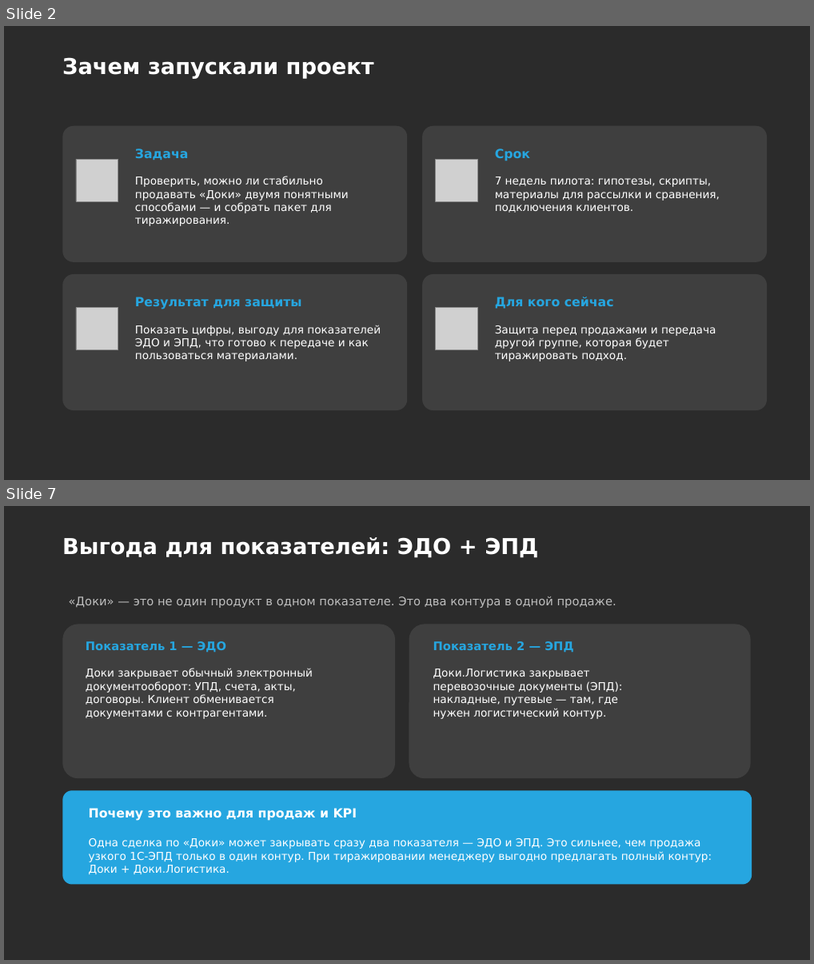
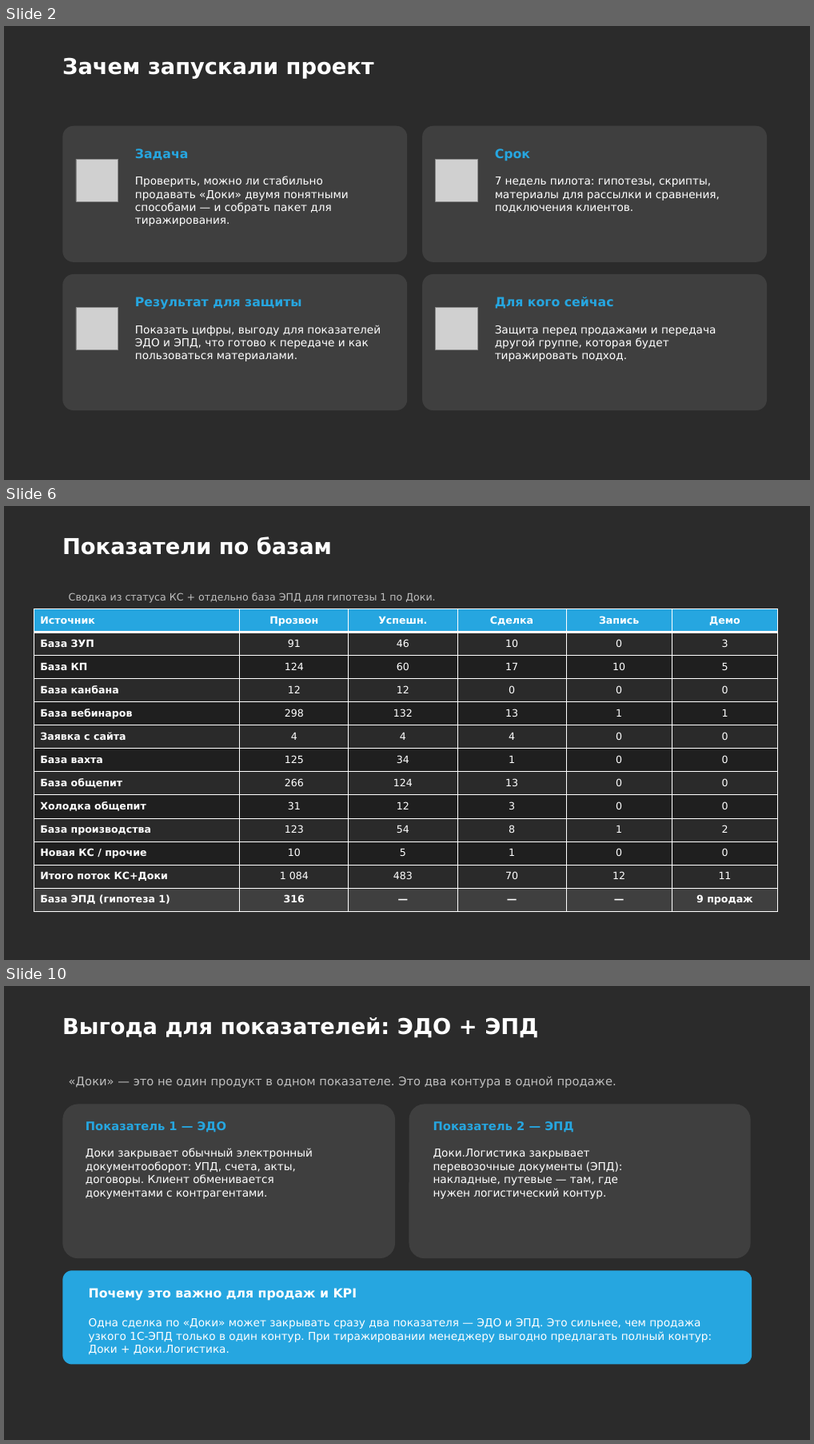
Before and after one commit to daaanilNikonov/for-lisa, a slide deck: presentation/Доки_Аналитика_защита_и_тиражирование.pptx. Shown one above the other, each under a label of ours: slides 2 and 7 before the commit, slides 2, 6 and 10 after it; the slides between them are not shown. The pictures are 814x964 and 814x1444 pixels, drawn with LibreOffice and Linux fonts; fonts in the diff are those of the drawing; grey boxes stand for pictures; background and template pictures are left out; a plain dark background stands for a picture behind light text. Boxes give left, top, right and bottom in pixels: in the first picture for what was removed or moved away, otherwise in the second. Text is boxed around its words. In the diff, an @@ line names an element or a change of style, - is before the commit and + after.

```diff
--- a/presentation/Доки_Аналитика_защита_и_тиражирование.pptx
+++ b/presentation/Доки_Аналитика_защита_и_тиражирование.pptx
@@ slide 6 added at (x1=4, y1=506, x2=810, y2=960), background picture (left out) @@
@@ title added at (x1=62, y1=536, x2=332, y2=555), 26 pt, text #FFFFFF, bold @@
+Показатели по базам
@@ text added at (x1=69, y1=592, x2=435, y2=603), 12 pt, text #BFBFBF @@
+Сводка из статуса КС + отдельно база ЭПД для гипотезы 1 по Доки.
@@ table added at (x1=34, y1=609, x2=778, y2=912), 13 rows, 6 columns @@
+Источник | Прозвон | Успешн. | Сделка | Запись | Демо
+База ЗУП | 91 | 46 | 10 | 0 | 3
+База КП | 124 | 60 | 17 | 10 | 5
+База канбана | 12 | 12 | 0 | 0 | 0
+База вебинаров | 298 | 132 | 13 | 1 | 1
+Заявка с сайта | 4 | 4 | 4 | 0 | 0
+База вахта | 125 | 34 | 1 | 0 | 0
+База общепит | 266 | 124 | 13 | 0 | 0
+Холодка общепит | 31 | 12 | 3 | 0 | 0
+База производства | 123 | 54 | 8 | 1 | 2
+Новая КС / прочие | 10 | 5 | 1 | 0 | 0
+Итого поток КС+Доки | 1 084 | 483 | 70 | 12 | 11
+База ЭПД (гипотеза 1) | 316 | — | — | — | 9 продаж
@@ what was slide 7 is now slide 10 @@
```
Also in this commit, not shown: 8 slides changed, 2 other slides added, 2 other files.
